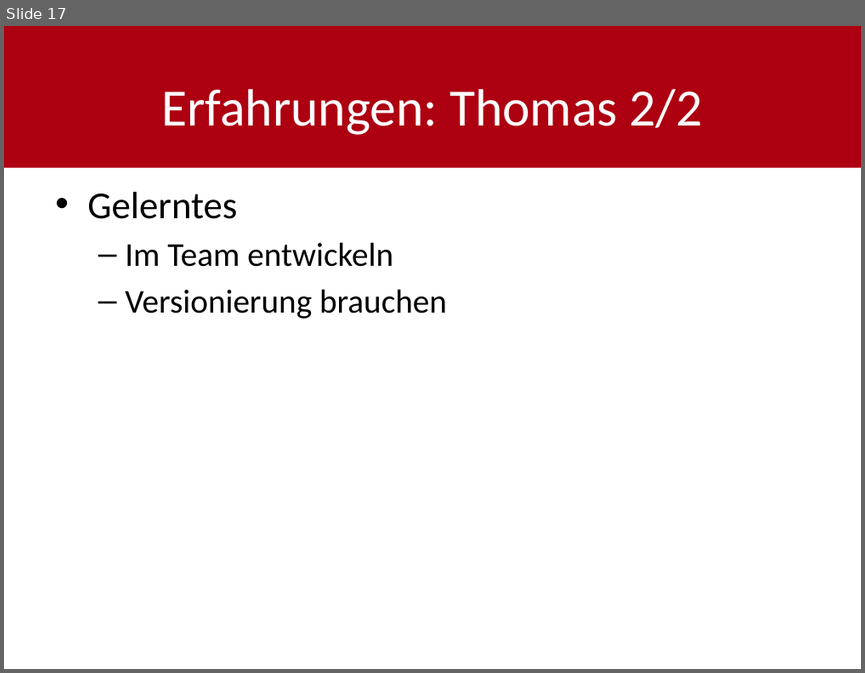
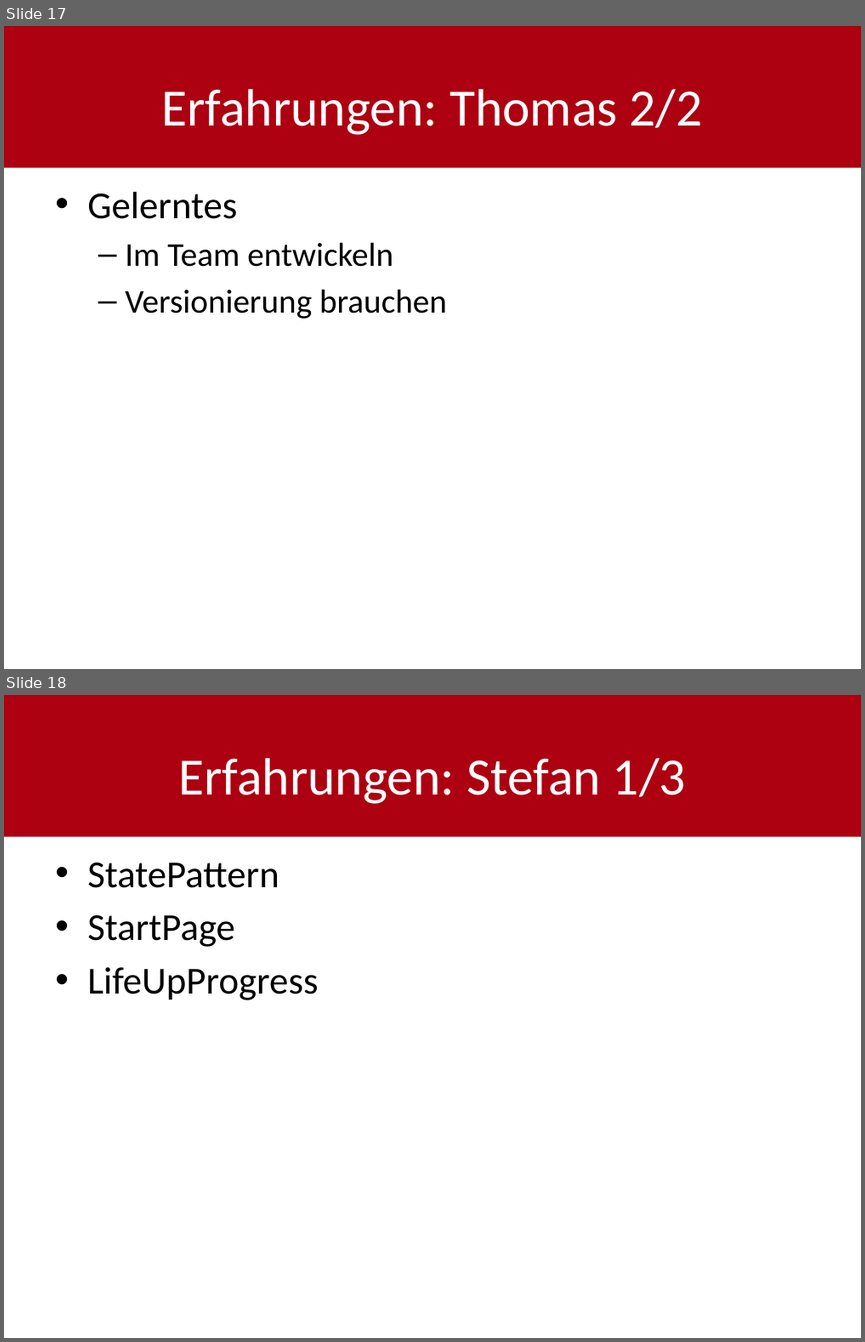
Before and after one commit to shylux/ch.bfh.bti7081.s2015.rot, a slide deck: doc/task14/Schlusspräsentation.pptx. Shown one above the other, each under a label of ours: slide 17 before the commit, slides 17 and 18 after it. The pictures are 865x673 and 865x1342 pixels, drawn with LibreOffice and Linux fonts; fonts in the diff are those of the drawing. Boxes give left, top, right and bottom in pixels: in the first picture for what was removed or moved away, otherwise in the second. Text is boxed around its words. In the diff, an @@ line names an element or a change of style, - is before the commit and + after.

```diff
--- a/doc/task14/Schlusspräsentation.pptx
+++ b/doc/task14/Schlusspräsentation.pptx
@@ slide 18 added at bbox=[4, 695, 861, 1338], background #FFFFFF; not listed: 1 template element that a slide beside it also shows @@
@@ title added at bbox=[178, 758, 686, 804], 44 pt, text #FFFFFF @@
+Erfahrungen: Stefan 1/3
@@ text added at bbox=[87, 862, 318, 1000], 32 pt, text #000000 @@
+• StatePattern
+• StartPage
+• LifeUpProgress
```
Also in this commit, not shown: 3 other slides added.
